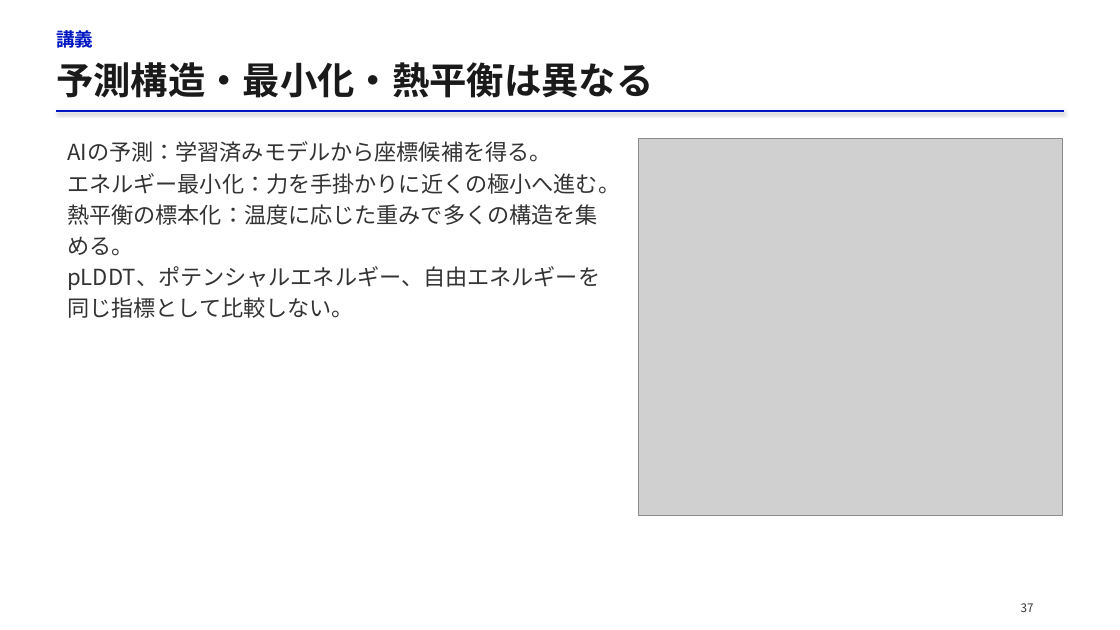
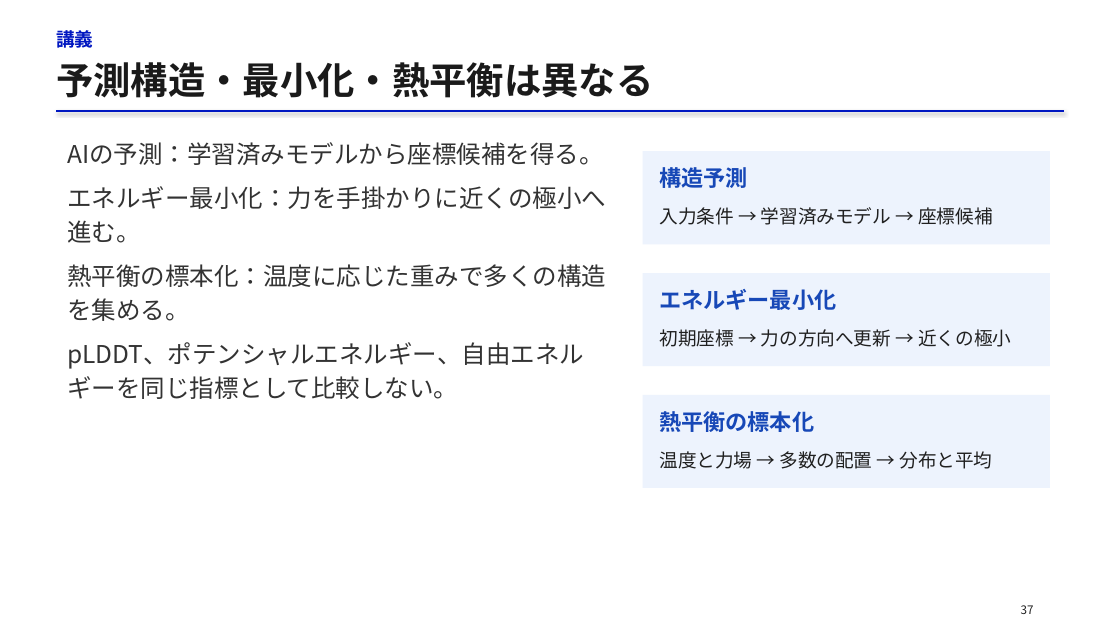
Before and after one commit to matsunagalab/lecture_bioinfo, a slide deck: slide 37 of 09_分子の相互作用と構造の安定性/09_分子の相互作用と構造の安定性.pptx. Drawn at 1120x630 pixels with LibreOffice and Linux fonts; fonts in the diff are those of the drawing; grey boxes stand for pictures. Boxes give left, top, right and bottom in pixels: in the first picture for what was removed or moved away, otherwise in the second. Text is boxed around its words. In the diff, an @@ line names an element or a change of style, - is before the commit and + after.

Commit message:
第09回の図と数式配置、安定性の説明を改善

```diff
--- a/09_分子の相互作用と構造の安定性/09_分子の相互作用と構造の安定性.pptx
+++ b/09_分子の相互作用と構造の安定性/09_分子の相互作用と構造の安定性.pptx
@@ text "AIの予測：学習済みモデルから座標候補を得る。" at (x1=67, y1=142, x2=606, y2=399): size 19 to 21 pt; line spacing 26.6pt to 29.4pt; more space between paragraphs @@
@@ picture removed at (x1=639, y1=139, x2=1063, y2=515) @@
@@ rectangle added at (x1=643, y1=151, x2=1050, y2=245), fill #EDF3FD @@
@@ text added at (x1=659, y1=167, x2=747, y2=188), 19 pt, text #1748B7, bold @@
+構造予測
@@ text added at (x1=659, y1=207, x2=993, y2=225), 16 pt, text #202020 @@
+入力条件 → 学習済みモデル → 座標候補
@@ rectangle added at (x1=643, y1=273, x2=1050, y2=366), fill #EDF3FD @@
@@ text added at (x1=659, y1=289, x2=836, y2=310), 19 pt, text #1748B7, bold @@
+エネルギー最小化
@@ text added at (x1=659, y1=329, x2=1011, y2=347), 16 pt, text #202020 @@
+初期座標 → 力の方向へ更新 → 近くの極小
@@ rectangle added at (x1=643, y1=395, x2=1050, y2=488), fill #EDF3FD @@
@@ text added at (x1=659, y1=411, x2=814, y2=432), 19 pt, text #1748B7, bold @@
+熱平衡の標本化
@@ text added at (x1=659, y1=451, x2=993, y2=469), 16 pt, text #202020 @@
+温度と力場 → 多数の配置 → 分布と平均
@@ text "37" at (x1=1021, y1=605, x2=1034, y2=614): text colour #333333 to #202020 @@
```
Also in this commit, not shown: 51 other slides changed, 2 slides added, 2 slides removed, 2 other files.
